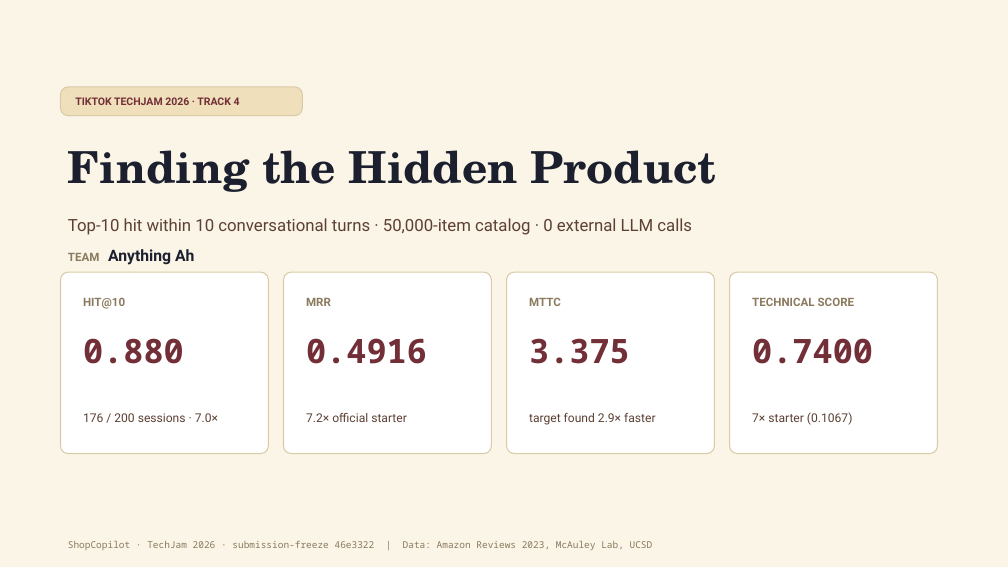
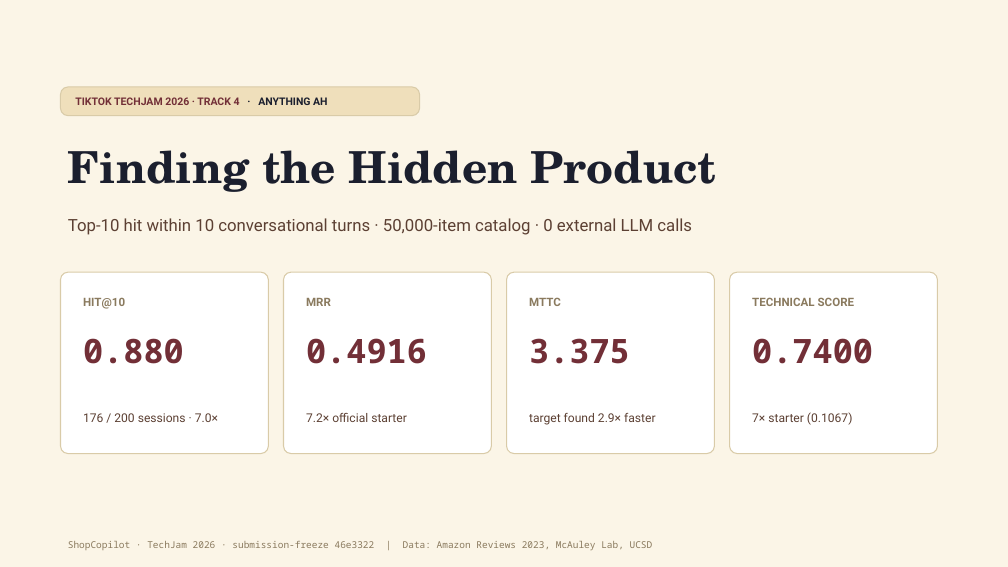
Before and after one commit to Shaneeen/ShopCopilot, a slide deck: slide 1 of docs/presentation/ShopCopilot_TechJam_Deck.pptx. Drawn at 1008x567 pixels with LibreOffice and Linux fonts; fonts in the diff are those of the drawing. Boxes give left, top, right and bottom in pixels: in the first picture for what was removed or moved away, otherwise in the second. Text is boxed around its words. In the diff, an @@ line names an element or a change of style, - is before the commit and + after.

Commit message:
deck: team name ANYTHING AH into title-slide hero badge (drop standalone team line)

```diff
--- a/docs/presentation/ShopCopilot_TechJam_Deck.pptx
+++ b/docs/presentation/ShopCopilot_TechJam_Deck.pptx
@@ rounded rectangle: place and size @@
-rounded rectangle at [60, 87, 302, 116]
+rounded rectangle at [60, 87, 420, 116]
@@ text at [75, 97, 327, 105]: text changed @@
-TIKTOK TECHJAM 2026 · TRACK 4
+TIKTOK TECHJAM 2026 · TRACK 4 · ANYTHING AH
@@ text removed at [68, 249, 194, 265] @@
-TEAM Anything Ah
```
Also in this commit, not shown: 2 other files.
